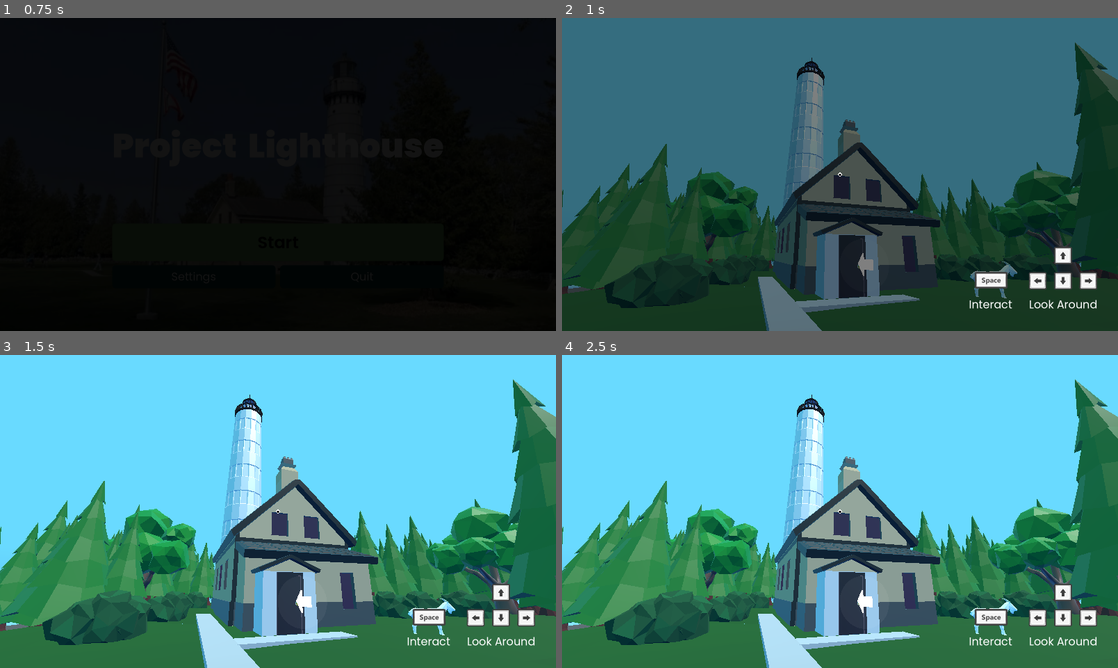
Above: before the commit, frames 1-4 (two rows, left to right).
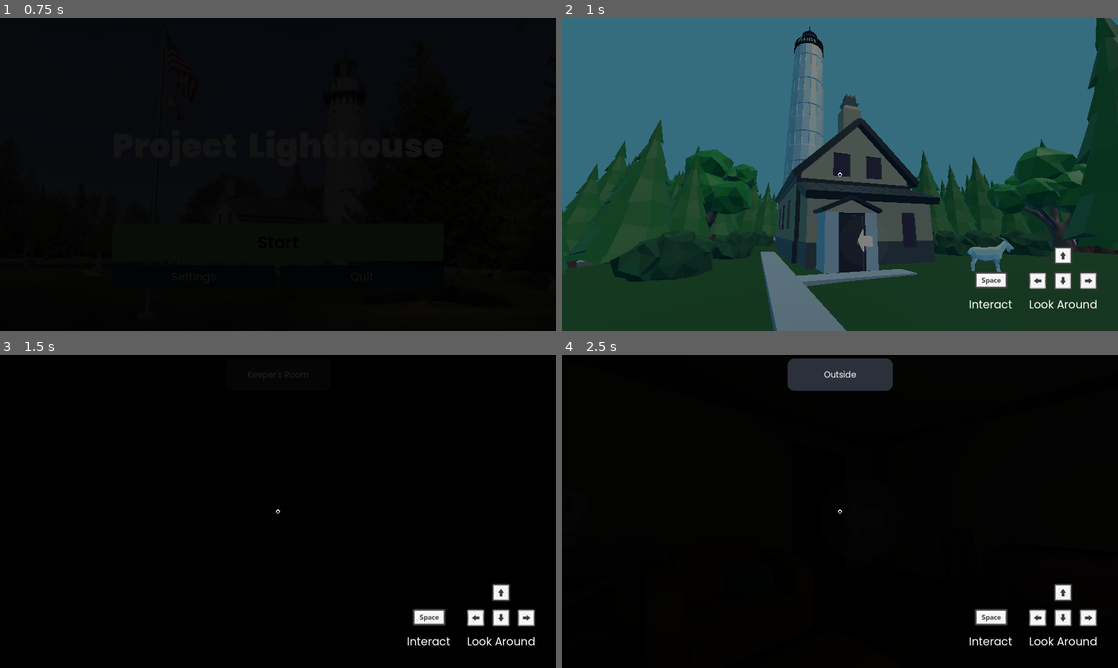
Above: after the commit, the same moments.

Repository: Illuminate-Wisc/Lighthouse
Game: Godot game, scene res://src/scenes/main_menu/main_menu.tscn
Two runs of this game, one before a commit and one after it. Both use one fixed random seed, a clock stepped at 60 frames per second and the inputs below.
Inputs:
- Up to frame 1 (0.75 s): click "Start" at 0.5 s
- Up to frame 2 (1 s): no input
- Up to frame 3 (1.5 s): tap Enter (ui_accept) at 1.25 s; hold A (look_left) from 1.28 s (still down)
- Up to frame 4 (2.5 s): tap Enter (ui_accept) at 1.52, 2.27 s; tap D (look_right) at 1.55, 2.1 s; release A (look_left) at 2.03 s; tap A (look_left) at 2.3 s

Frame 1 is identical in both runs. In frame 2, 21% of the frame differs, in the area x 0-100%, y 0-100%; in frame 3, 99%; in frame 4, 99%.
Error before the commit: Parse Error: Used space character for indentation instead of tab as used before in the file. (res://src/player/player.gd:69)

Commit message:
:bug: Replaces spaces with tabs

Diff:
--- a/src/player/player.gd
+++ b/src/player/player.gd
@@ -69,15 +69,15 @@
 		rotation_vel *= rotation_damping
 
 
-    if not enabled:
-        return
+	if not enabled:
+		return
 
 
-    if Input.is_action_pressed("look_left"):
-        rotation_vel += rotation_acc
+	if Input.is_action_pressed("look_left"):
+		rotation_vel += rotation_acc
 
-    if Input.is_action_pressed("look_right"):
-        rotation_vel -= rotation_acc
+	if Input.is_action_pressed("look_right"):
+		rotation_vel -= rotation_acc
 
 
 	if Input.is_action_pressed("look_down"):
@@ -106,24 +106,24 @@
 
 
 func _on_point_of_interest_selected(poi_name: String):
-    if not enabled:
-        return
+	if not enabled:
+		return
 
-    textbox.visible = true
-    enabled = false
+	textbox.visible = true
+	enabled = false
 
-    textbox.start(poi_name)
+	textbox.start(poi_name)
 
 
 func _on_settings_opened():
-    enabled = false
+	enabled = false
 
 
 func _on_settings_closed():
-    if not textbox.visible:
-        enabled = true
+	if not textbox.visible:
+		enabled = true
 
 
 func _on_textbox_layer_finished():
-    textbox.visible = false
-    enabled = true
+	textbox.visible = false
+	enabled = true
